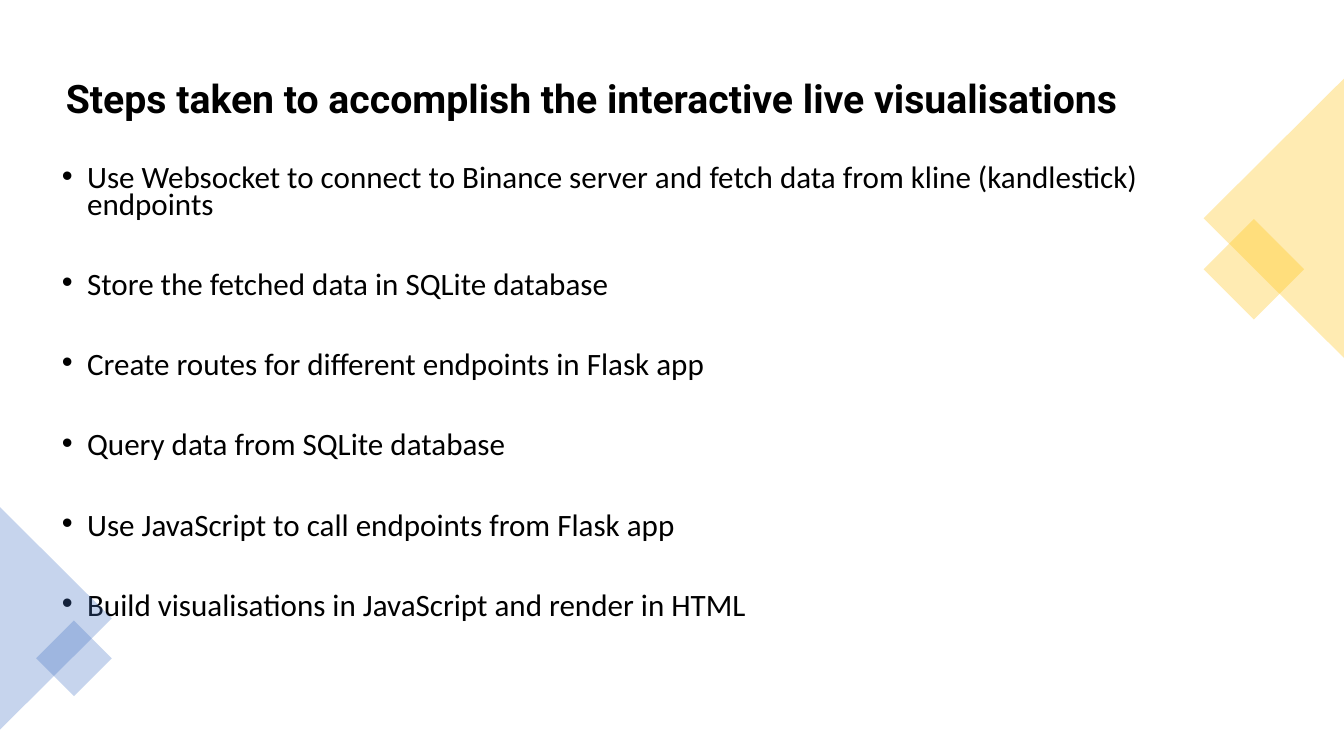
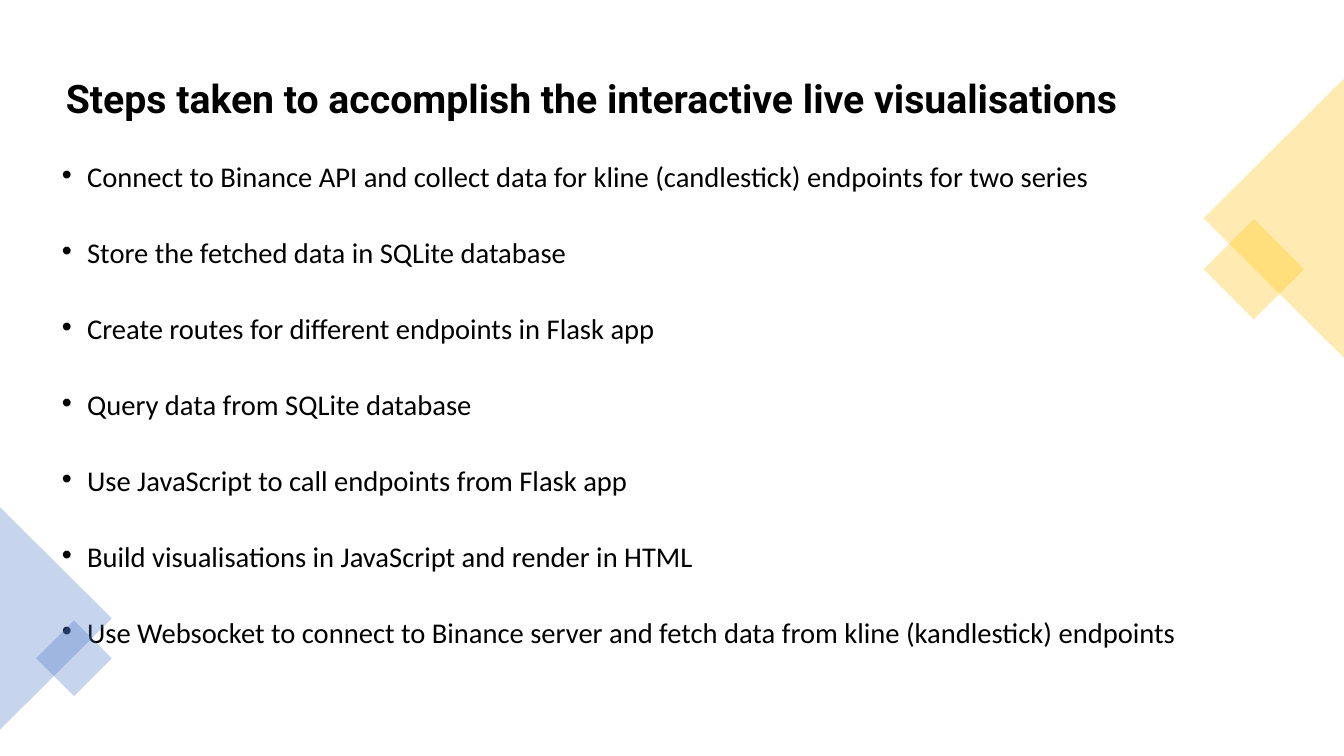
Before and after one commit to Abzraja/cryptocurrency-dashboard, a slide deck: slide 4 of Project 3 Binance.pptx. Drawn at 1344x756 pixels with LibreOffice and Linux fonts; fonts in the diff are those of the drawing. Boxes give left, top, right and bottom in pixels: in the first picture for what was removed or moved away, otherwise in the second. Text is boxed around its words. In the diff, an @@ line names an element or a change of style, - is before the commit and + after.

Commit message:
Update slide 4

```diff
--- a/Project 3 Binance.pptx
+++ b/Project 3 Binance.pptx
@@ text at (x1=87, y1=166, x2=1088, y2=192): text changed; size 22.2 to 20.4 pt @@
-• Use Websocket to connect to Binance server and fetch data from kline (kandlestick) endpoints
+• Connect to Binance API and collect data for kline (candlestick) endpoints for two series
@@ text at (x1=87, y1=243, x2=692, y2=572): size 22.2 to 20.4 pt in "Store the fetched data in SQLite database", "Create routes for different endpoints in Flask ...", "Query data from SQLite database", "Use JavaScript to call endpoints from Flask ..." and 1 more places @@
@@ text at (x1=87, y1=619, x2=1175, y2=650): paragraph added @@
+• Use Websocket to connect to Binance server and fetch data from kline (kandlestick) endpoints
```
